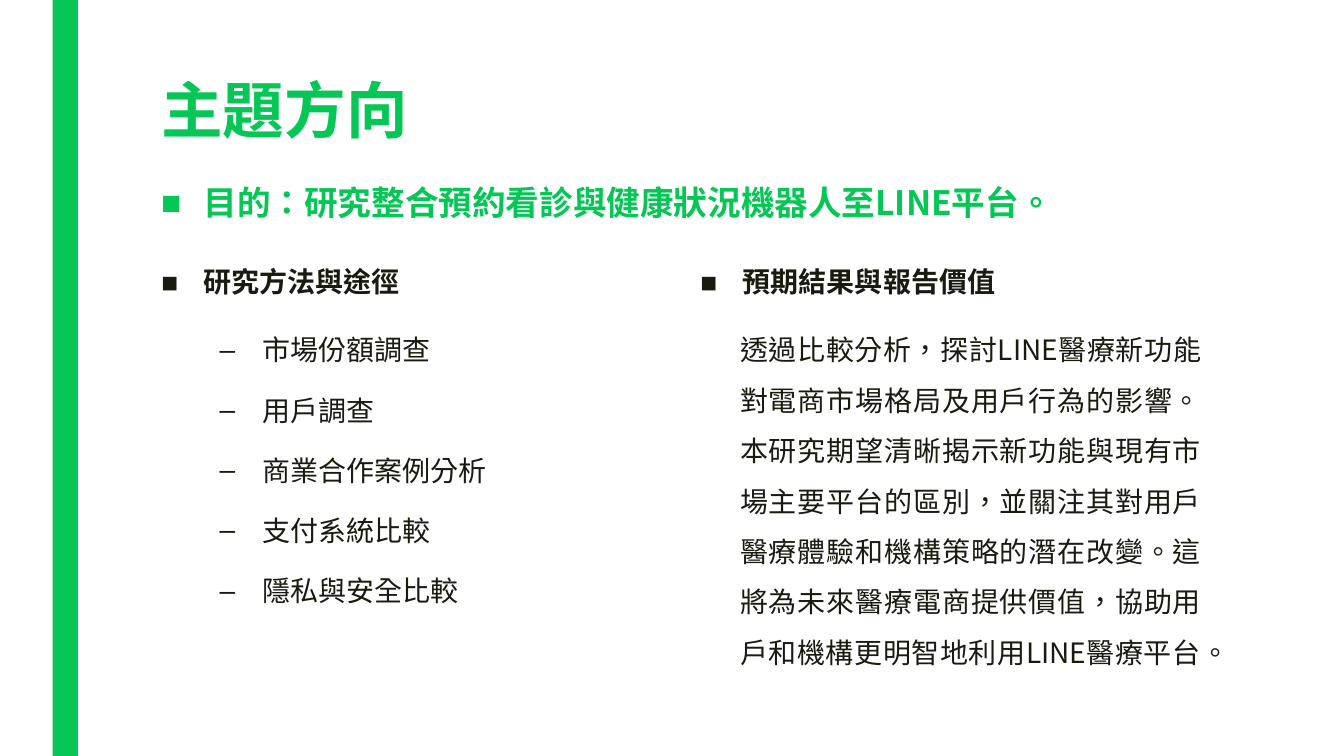
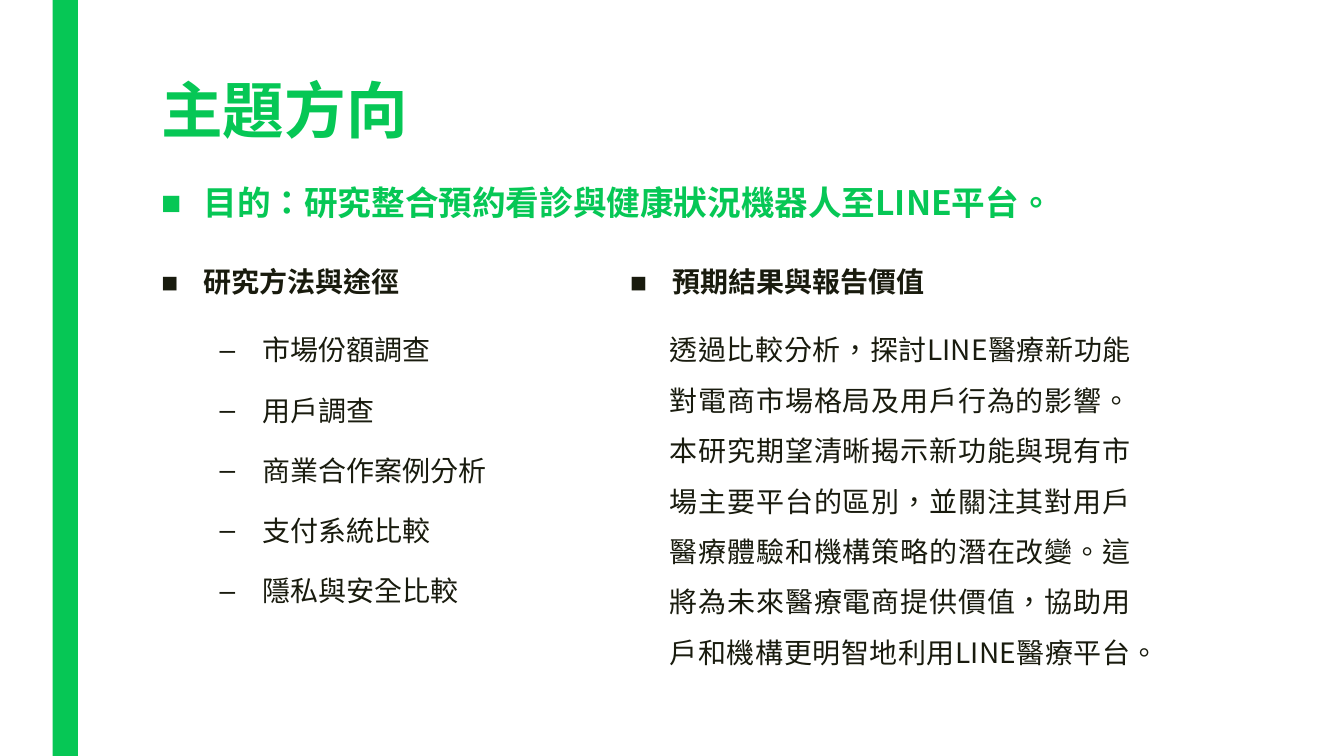
Before and after one commit to plum0411/e-commerce, a slide deck: slide 4 of LINE在電商領域能提出之新功能.pptx. Drawn at 1344x756 pixels with LibreOffice and Linux fonts; fonts in the diff are those of the drawing. Boxes give left, top, right and bottom in pixels: in the first picture for what was removed or moved away, otherwise in the second. Text is boxed around its words. In the diff, an @@ line names an element or a change of style, - is before the commit and + after.

```diff
--- a/LINE在電商領域能提出之新功能.pptx
+++ b/LINE在電商領域能提出之新功能.pptx
@@ text "預期結果與報告價值": place and size @@
-text "預期結果與報告價值" at (740, 268, 1229, 666)
+text "預期結果與報告價值" at (670, 268, 1159, 666)
```
Also in this commit, not shown: 5 other slides changed.
